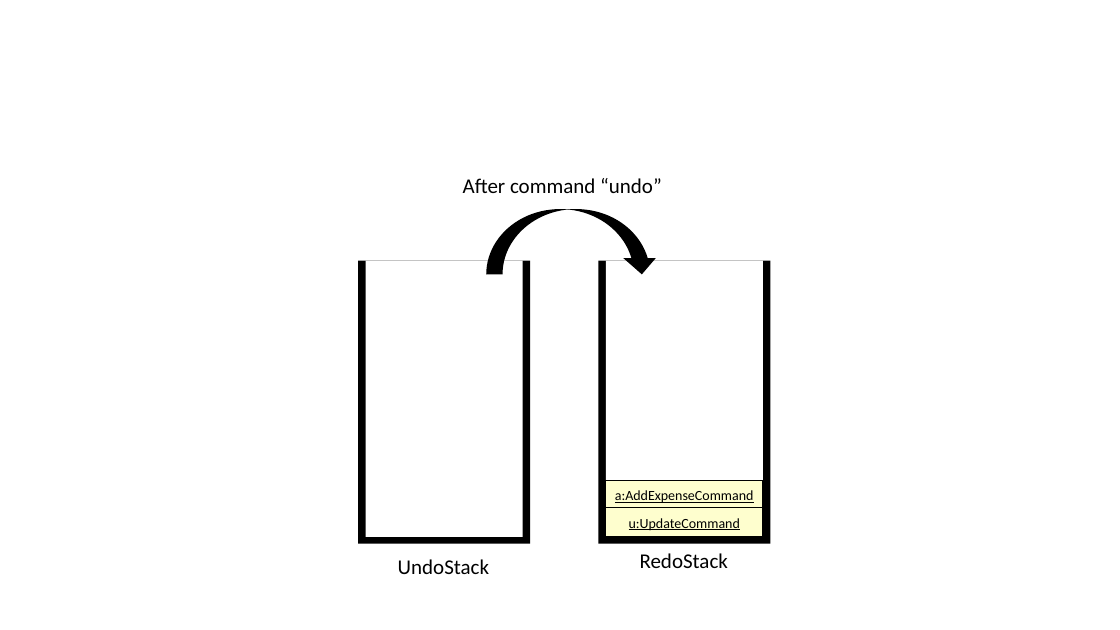
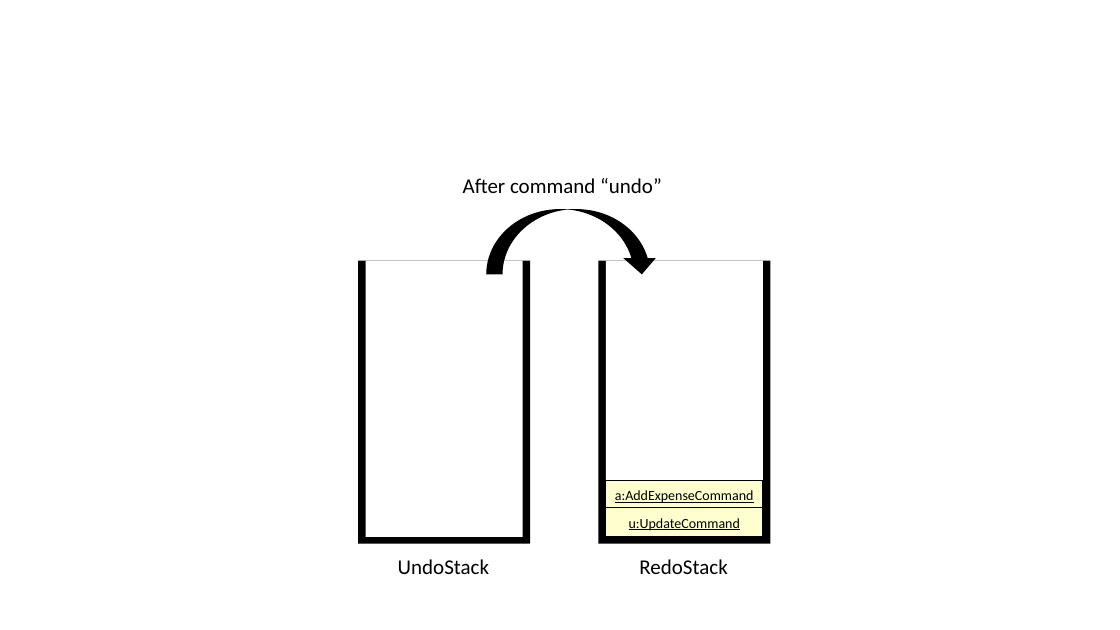
Before and after one commit to lightz96/main, a slide deck: slide 5 of docs/images/UndoAndRedo/UndoAndRedoImplementation.pptx. Drawn at 1120x630 pixels with LibreOffice and Linux fonts; fonts in the diff are those of the drawing. Boxes give left, top, right and bottom in pixels: in the first picture for what was removed or moved away, otherwise in the second. Text is boxed around its words. In the diff, an @@ line names an element or a change of style, - is before the commit and + after.

```diff
--- a/docs/images/UndoAndRedo/UndoAndRedoImplementation.pptx
+++ b/docs/images/UndoAndRedo/UndoAndRedoImplementation.pptx
@@ text "RedoStack": place and size @@
-text "RedoStack" at <box>640,553,728,568</box>
+text "RedoStack" at <box>639,559,727,574</box>
```
Also in this commit, not shown: 4 other slides changed, 8 other files.
